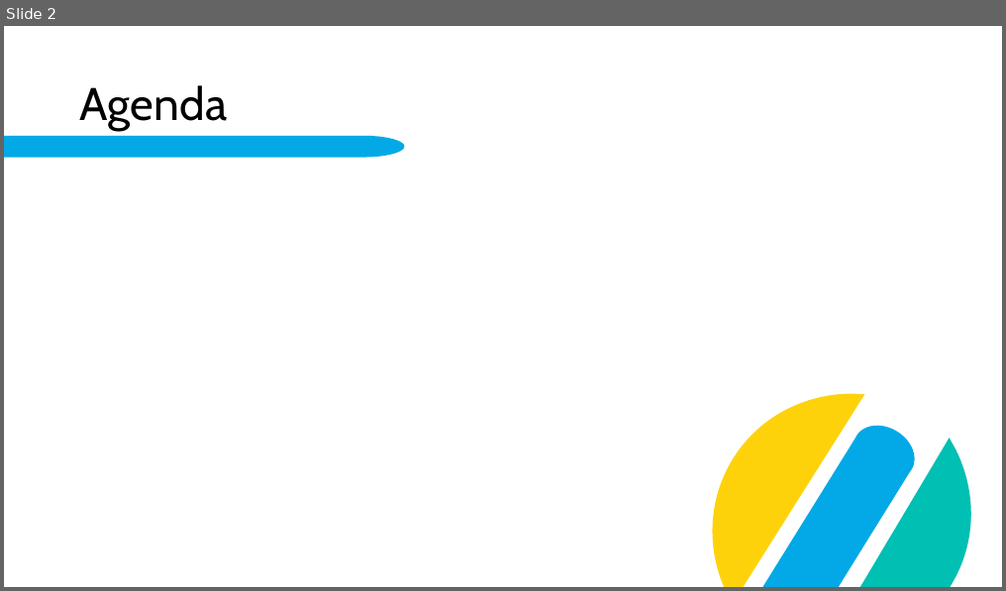
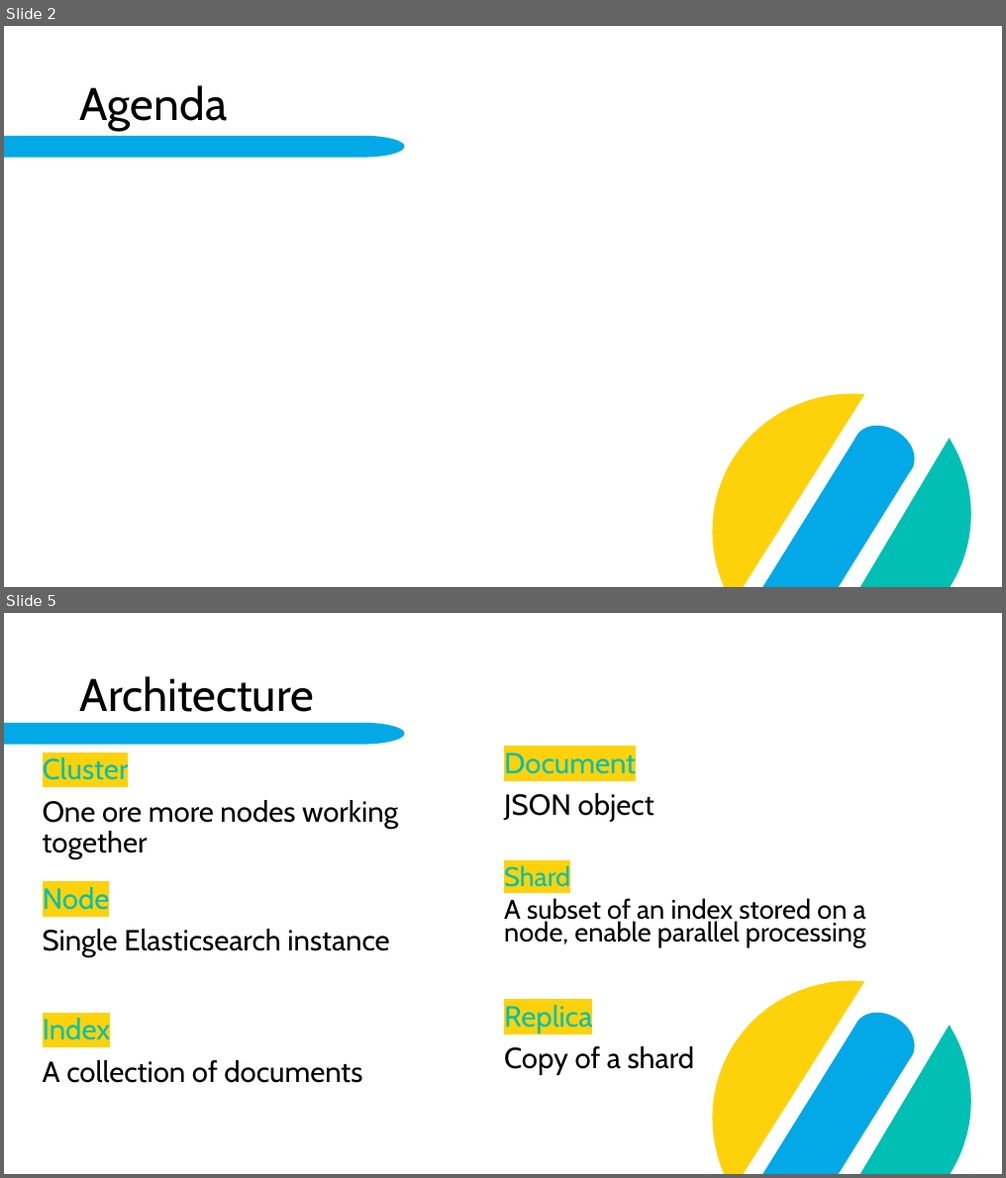
Before and after one commit to fabi2k03/dab_elasticsearch_paper, a slide deck: Elasticsearch.pptx. Shown one above the other, each under a label of ours: slide 2 before the commit, slides 2 and 5 after it; the slides between them are not shown. The pictures are 1006x591 and 1006x1178 pixels, drawn with LibreOffice and Linux fonts; fonts in the diff are those of the drawing; background and template pictures are left out. Boxes give left, top, right and bottom in pixels: in the first picture for what was removed or moved away, otherwise in the second. Text is boxed around its words. In the diff, an @@ line names an element or a change of style, - is before the commit and + after.

Commit message:
pptx work in progress | update json format example | added architecture diagramm

```diff
--- a/Elasticsearch.pptx
+++ b/Elasticsearch.pptx
@@ slide 5 added at bbox=[4, 613, 1002, 1174], background #FFFFFF; not listed: 5 template elements that a slide beside it also shows @@
@@ title added at bbox=[80, 676, 314, 712], 44 pt, text #000000 @@
+Architecture
@@ text added at bbox=[43, 756, 398, 861], 28 pt, text #000000 @@
+Cluster
+One ore more nodes working together
@@ text added at bbox=[504, 753, 654, 822], 28 pt, text #000000 @@
+Document
+JSON object
@@ text added at bbox=[504, 865, 866, 949], 25.9 pt, text #000000 @@
+Shard
+A subset of an index stored on a node, enable parallel processing
@@ text added at bbox=[43, 884, 389, 958], 28 pt, text #000000 @@
+Node
+Single Elasticsearch instance
@@ text added at bbox=[43, 1015, 362, 1083], 28 pt, text #000000 @@
+Index
+A collection of documents
@@ text added at bbox=[504, 1005, 695, 1075], 28 pt, text #000000 @@
+Replica
+Copy of a shard
```
Also in this commit, not shown: 1 slide changed, 9 other slides added, 3 other files.
